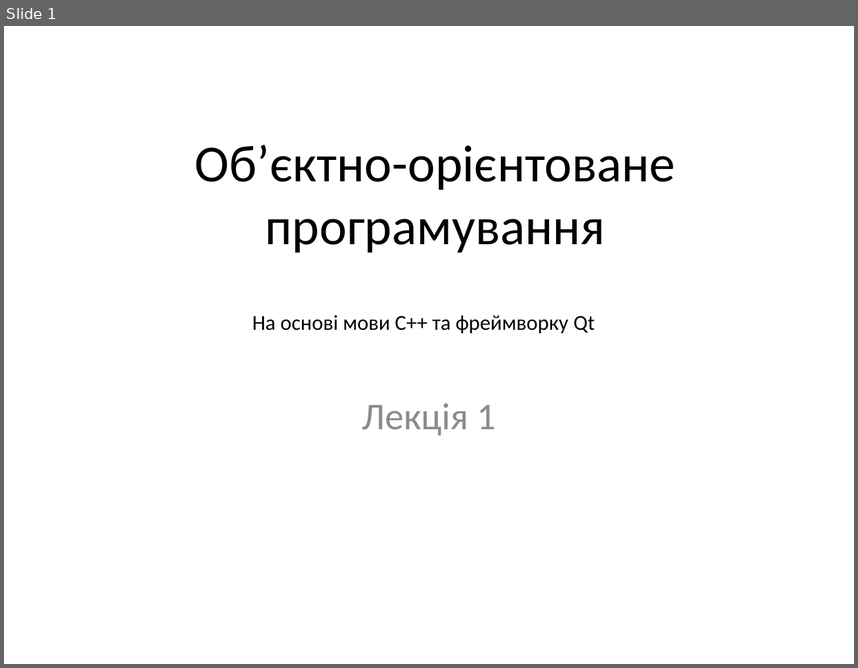
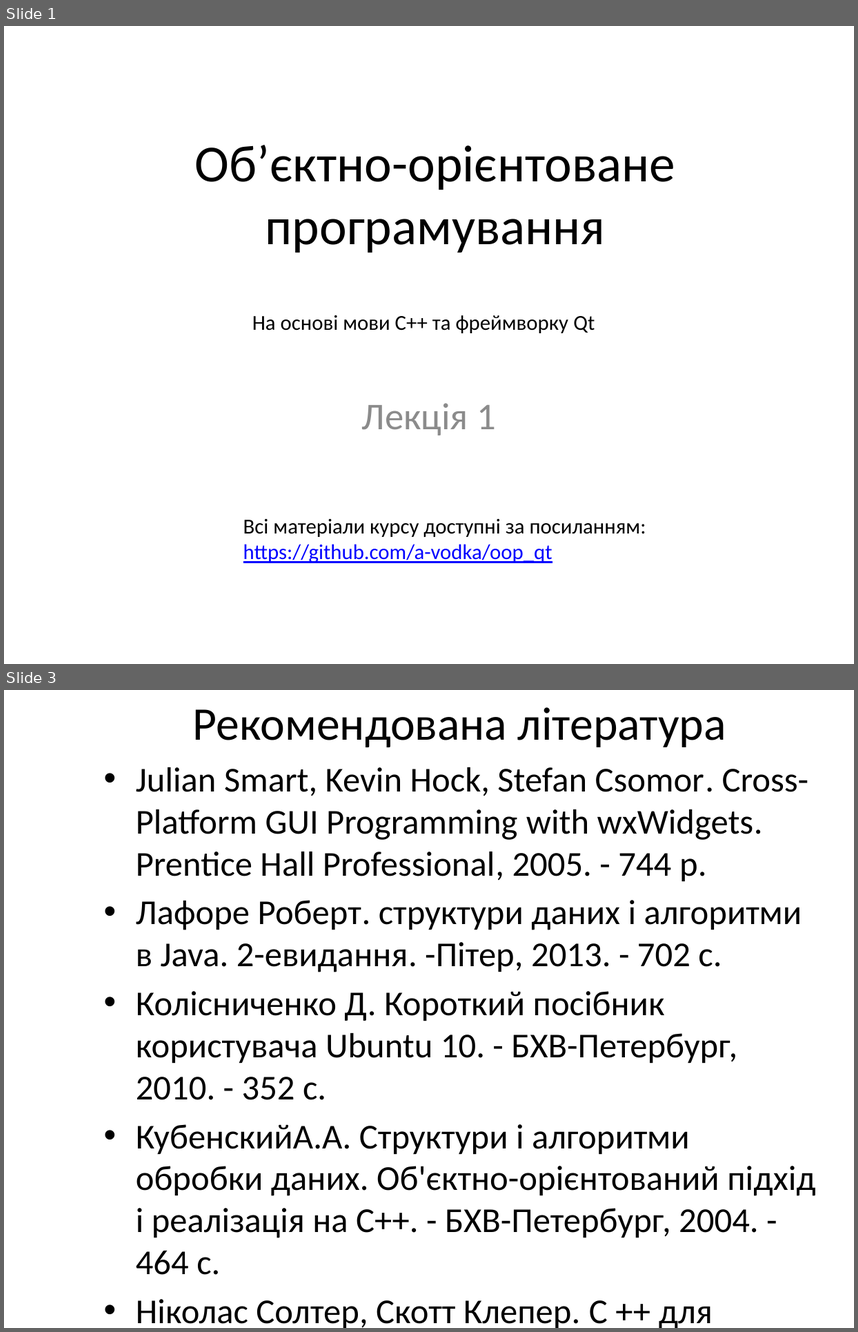
Before and after one commit to a-vodka/oop_qt, a slide deck: lecture-01.pptx. Shown one above the other, each under a label of ours: slide 1 before the commit, slides 1 and 3 after it; the slides between them are not shown. The pictures are 858x668 and 858x1332 pixels, drawn with LibreOffice and Linux fonts; fonts in the diff are those of the drawing; background and template pictures are left out. Boxes give left, top, right and bottom in pixels: in the first picture for what was removed or moved away, otherwise in the second. Text is boxed around its words. In the diff, an @@ line names an element or a change of style, - is before the commit and + after.

```diff
--- a/lecture-01.pptx
+++ b/lecture-01.pptx
@@ slide 3 added at [4,690,854,1328], background picture (left out) @@
@@ title added at [192,707,726,747], 39.6 pt, text #000000 @@
+Рекомендована література
@@ text added at [136,767,815,1328], 29.6 pt, text #000000 @@
+• Julian Smart, Kevin Hock, Stefan Csomor. Cross-Platform GUI Programming with wxWidgets. Prentice Hall Professional, 2005. - 744 p.
+• Лафоре Роберт. структури даних і алгоритми в Java. 2-евидання. -Пітер, 2013. - 702 c.
+• Колісниченко Д. Короткий посібник користувача Ubuntu 10. - БХВ-Петербург, 2010. - 352 с.
+• КубенскийА.А. Структури і алгоритми обробки даних. Об'єктно-орієнтований підхід і реалізація на С++. - БХВ-Петербург, 2004. - 464 с.
+• Ніколас Солтер, Скотт Клепер. C ++ для професіоналів. - Діалектика, Вільямс, 2006. - 912 с.
@@ slide 1 changed as well @@
@@ text added at [243,519,646,563], 18 pt, text #000000 @@
+Всі матеріали курсу доступні за посиланням:
+https://github.com/a-vodka/oop_qt
```
Also in this commit, not shown: 37 other slides added, 3 other files.
